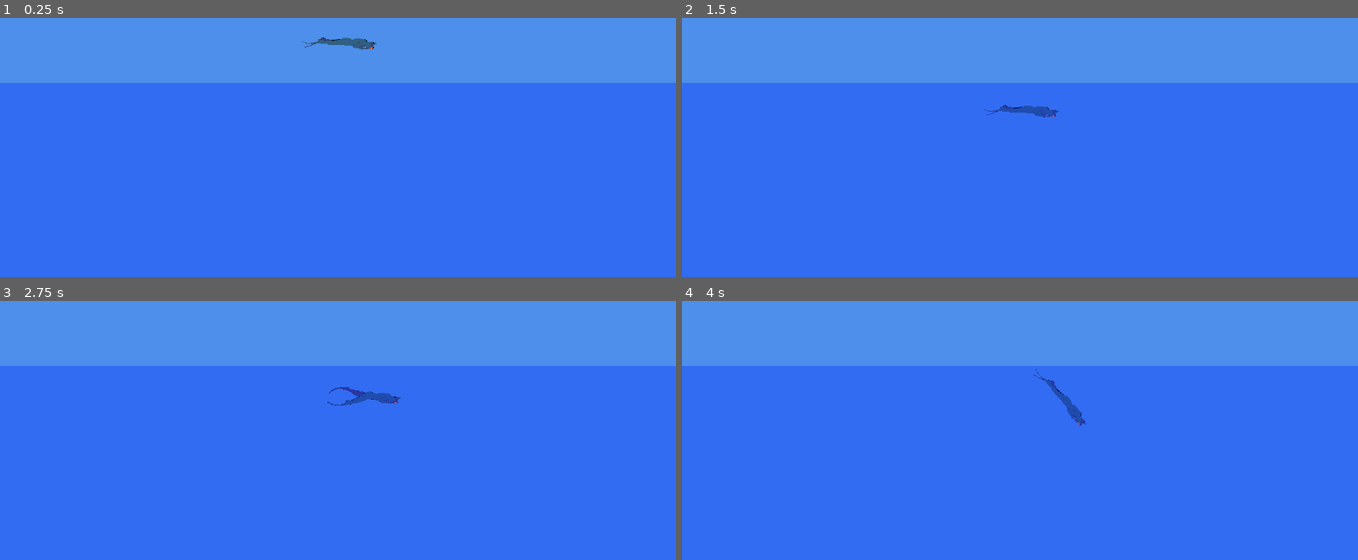
Above: before the commit, frames 1-4 (two rows, left to right).
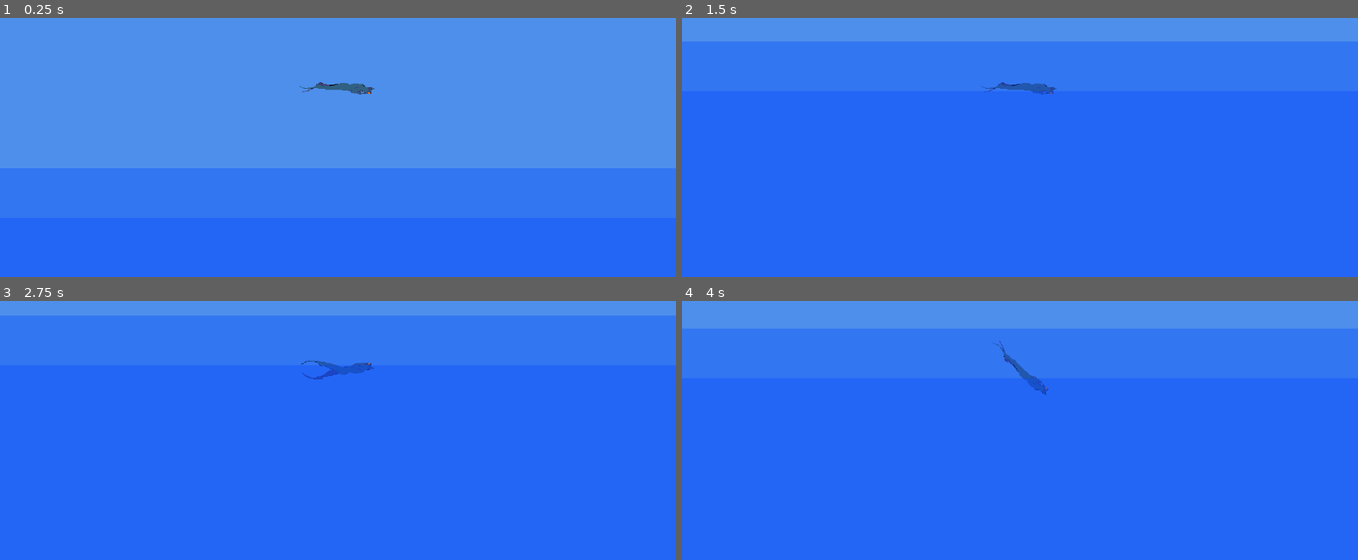
Above: after the commit, the same moments.

Repository: kstolen0/freediver-game
Game: Godot game, scene res://root.tscn
The game is run twice, just before and just after one commit, with the same random seed, the same clock (stepped at 60 frames per second) and the same inputs.
Inputs:
- Up to frame 1 (0.25 s): no input
- Up to frame 2 (1.5 s): tap Enter (ui_accept) at 0.5, 0.77 s; hold Right (ui_right) from 0.53 s (still down); tap Q (flip_diver, bound only after the commit) at 0.6, 1.35 s
- Up to frame 3 (2.75 s): tap Enter (ui_accept) at 1.52 s; release Right (ui_right) at 2.03 s; hold Left (ui_left) from 2.03 s (still down); hold F from 2.03 s (still down); tap Q (flip_diver, bound only after the commit) at 2.3 s
- Up to frame 4 (4 s): release Left (ui_left) at 2.78 s; release F at 2.78 s; hold Right (ui_right) from 2.78 s (still down); tap P at 2.85 s; tap Enter (ui_accept) at 3.02, 3.5, 3.77 s; tap Q (flip_diver, bound only after the commit) at 3.05, 3.8 s; hold L from 3.53 s (still down)

The runs differ from the first frame. In frame 1, 33% of the frame differs, in the area x 0-100%, y 7-58%; in frame 2, 16%; in frame 3, 20%; in frame 4, 15%.

Commit message:
flip player with Q

Diff:
--- /dev/null
+++ b/ocean.gd
@@ -0,0 +1,11 @@
+extends Area2D
+
+func _on_body_entered(body):
+	print("entered ocean")
+	body.submerged += 1
+
+	false
+
+func _on_body_exited(body):
+	print("left ocean")
+	body.submerged -= 1
--- /dev/null
+++ b/ocean.tscn
@@ -0,0 +1,28 @@
+[gd_scene load_steps=4 format=3 uid="uid://c3ll8udtxwb5k"]
+
+[ext_resource type="Script" path="res://ocean.gd" id="1_xt8cg"]
+
+[sub_resource type="CanvasItemMaterial" id="CanvasItemMaterial_v0q8b"]
+
+[sub_resource type="RectangleShape2D" id="RectangleShape2D_walym"]
+size = Vector2(12876, 3153.5)
+
+[node name="ocean" type="Area2D"]
+collision_layer = 2
+script = ExtResource("1_xt8cg")
+
+[node name="ColorRect" type="ColorRect" parent="."]
+material = SubResource("CanvasItemMaterial_v0q8b")
+offset_left = -6184.0
+offset_top = -2696.0
+offset_right = 6697.0
+offset_bottom = 505.0
+color = Color(0.0172709, 0.280609, 0.99468, 0.34902)
+
+[node name="CollisionShape2D" type="CollisionShape2D" parent="."]
+visible = false
+position = Vector2(262, -1096.25)
+shape = SubResource("RectangleShape2D_walym")
+
+[connection signal="body_entered" from="." to="." method="_on_body_entered"]
+[connection signal="body_exited" from="." to="." method="_on_body_exited"]
--- a/ocean_surface.gd
+++ /dev/null
@@ -1,11 +0,0 @@
-extends Area2D
-
-func _on_body_entered(body):
-	print("in water")
-	body.submerged = true
-
-
-
-func _on_body_exited(body):
-	print("not in water")
-	body.submerged = false
--- a/ocean_surface.tscn
+++ /dev/null
@@ -1,24 +0,0 @@
-[gd_scene load_steps=3 format=3 uid="uid://c3ll8udtxwb5k"]
-
-[ext_resource type="Script" path="res://ocean_surface.gd" id="1_xt8cg"]
-
-[sub_resource type="RectangleShape2D" id="RectangleShape2D_walym"]
-size = Vector2(2699, 733)
-
-[node name="ocean-surface" type="Area2D"]
-collision_layer = 2
-script = ExtResource("1_xt8cg")
-
-[node name="ColorRect" type="ColorRect" parent="."]
-offset_left = -1354.0
-offset_top = -241.0
-offset_right = 1342.0
-offset_bottom = 512.0
-color = Color(0, 0.156863, 1, 0.341176)
-
-[node name="CollisionShape2D" type="CollisionShape2D" parent="."]
-position = Vector2(-0.5, 142.5)
-shape = SubResource("RectangleShape2D_walym")
-
-[connection signal="body_entered" from="." to="." method="_on_body_entered"]
-[connection signal="body_exited" from="." to="." method="_on_body_exited"]
--- a/player.gd
+++ b/player.gd
@@ -4,22 +4,28 @@
 var heading = 0.0
 var player_rotation = 0.03
 var acceleration = Vector2(0,0)
+var buoyancy = 3
 
 
 var leg_force = Vector2(1, 1)
 var left_leg = leg_force
 var right_leg = leg_force
+var flip_flag = false
 var gravity = ProjectSettings.get_setting("physics/2d/default_gravity")
 
-var submerged = false
+
+var submerged = -1
 
 func _ready():
 	print("player loaded")
 	add_to_group("Player")
 
 func _physics_process(delta):
-	if !submerged:
+	if submerged < 0:
 		velocity.y += gravity * delta / 2
+	elif submerged > 0:
+		velocity.y -= buoyancy - submerged
+
 
 	var animation_to_play = "neutral"
 	if Input.is_key_pressed(KEY_F):
@@ -42,10 +48,15 @@
 		heading -= r
 		rotate(-r)
 
-	velocity *= Vector2(0.95,0.95)
+	velocity *= Vector2(0.97,0.97)
 
 	$"Diver-sheet/AnimationPlayer".play(animation_to_play)
+
 	move_and_slide()
+
+func _input(event):
+	if Input.is_action_just_pressed("flip_diver"):
+		$"Diver-sheet".scale.y = -$"Diver-sheet".scale.y
 
 func apply_force(leg: Vector2):
 		var force = Vector2.from_angle(heading)
@@ -57,5 +68,5 @@
 
 func recover_leg(leg: Vector2):
 	if leg < leg_force:
-		leg += Vector2(0.1, 0.1)
+		leg += Vector2(0.08, 0.08)
 	return leg
--- a/project.godot
+++ b/project.godot
@@ -15,6 +15,14 @@
 config/features=PackedStringArray("4.2", "Forward Plus")
 config/icon="res://icon.svg"
 
+[input]
+
+flip_diver={
+"deadzone": 0.5,
+"events": [Object(InputEventKey,"resource_local_to_scene":false,"resource_name":"","device":0,"window_id":0,"alt_pressed":false,"shift_pressed":false,"ctrl_pressed":false,"meta_pressed":false,"pressed":false,"keycode":0,"physical_keycode":81,"key_label":0,"unicode":0,"echo":false,"script":null)
+]
+}
+
 [layer_names]
 
 2d_physics/layer_1="player"
--- a/root.tscn
+++ b/root.tscn
@@ -1,15 +1,27 @@
 [gd_scene load_steps=3 format=3 uid="uid://co2pahc3mq4kh"]
 
 [ext_resource type="PackedScene" uid="uid://4nu4hruqpdfa" path="res://player.tscn" id="1_8hcbp"]
-[ext_resource type="PackedScene" uid="uid://c3ll8udtxwb5k" path="res://ocean_surface.tscn" id="2_yat5b"]
+[ext_resource type="PackedScene" uid="uid://c3ll8udtxwb5k" path="res://ocean.tscn" id="2_yat5b"]
 
 [node name="root" type="Node2D"]
 
 [node name="player" parent="." instance=ExtResource("1_8hcbp")]
-position = Vector2(2, -90)
+position = Vector2(13, -1246)
 
-[node name="Camera2D" type="Camera2D" parent="."]
-position = Vector2(-1, 0)
+[node name="Camera2D" type="Camera2D" parent="player"]
+position = Vector2(1, 1)
 
 [node name="ocean-surface" parent="." instance=ExtResource("2_yat5b")]
-position = Vector2(-39, 233)
+position = Vector2(12, 1603)
+
+[node name="ocean-surface" parent="ocean-surface" instance=ExtResource("2_yat5b")]
+position = Vector2(-3, 85)
+
+[node name="ocean-surface" parent="ocean-surface/ocean-surface" instance=ExtResource("2_yat5b")]
+position = Vector2(-63, 396)
+
+[node name="ocean-surface" parent="ocean-surface/ocean-surface/ocean-surface" instance=ExtResource("2_yat5b")]
+position = Vector2(-63, 332)
+
+[node name="ocean-surface" parent="ocean-surface/ocean-surface/ocean-surface/ocean-surface" instance=ExtResource("2_yat5b")]
+position = Vector2(-63, 332)
Not shown, changed: export_presets.cfg
